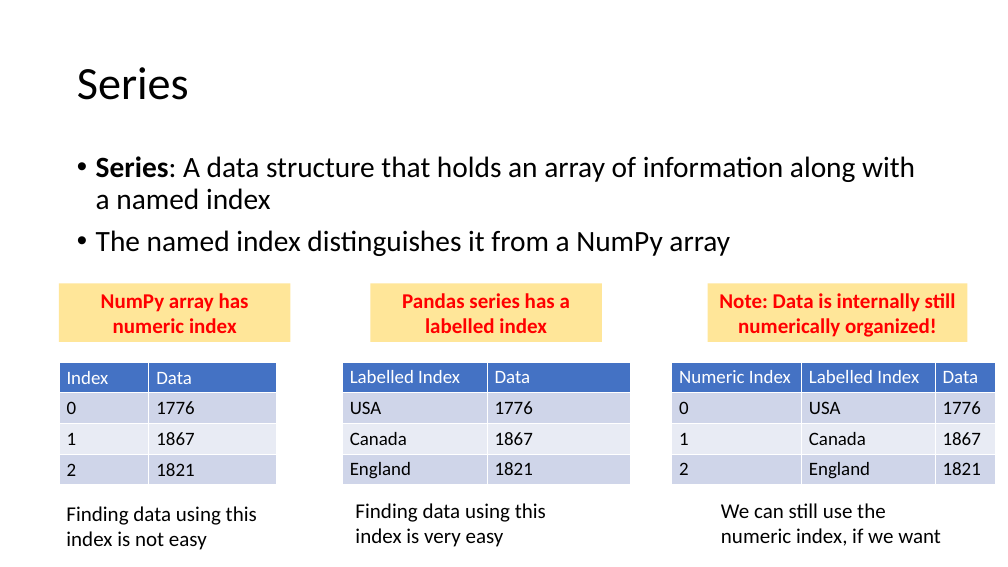
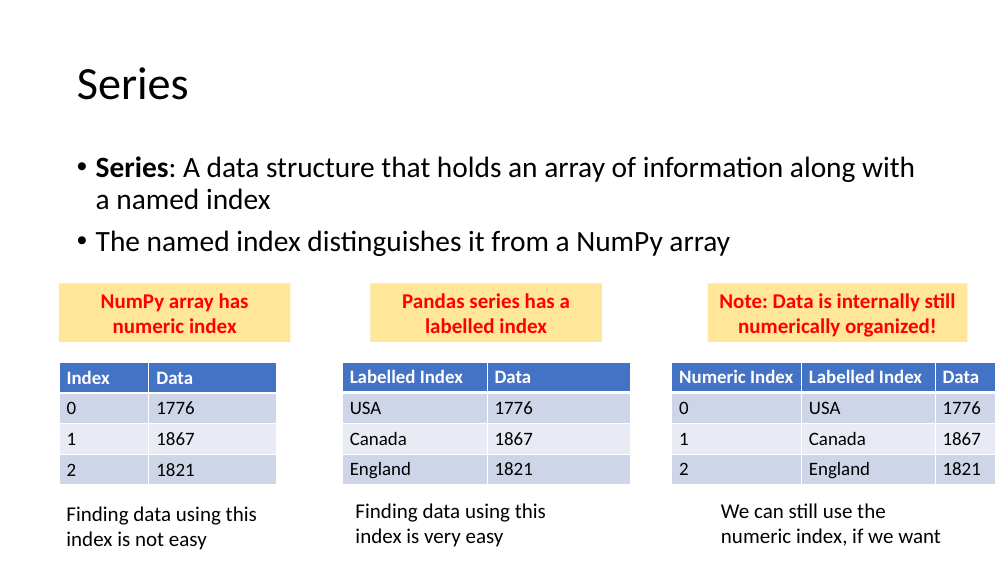
Before and after one commit to Ajay-A-Bhatkar/Advanced_Analytics_07, a slide deck: slide 8 of Notes/NOV 29.pptx. Drawn at 1008x567 pixels with LibreOffice and Linux fonts; fonts in the diff are those of the drawing. Boxes give left, top, right and bottom in pixels: in the first picture for what was removed or moved away, otherwise in the second. Text is boxed around its words. In the diff, an @@ line names an element or a change of style, - is before the commit and + after.

```diff
--- a/Notes/NOV 29.pptx
+++ b/Notes/NOV 29.pptx
@@ table at (x1=59, y1=362, x2=277, y2=485) @@
@@ bold on in "Index", "Data" @@
@@ table at (x1=343, y1=362, x2=631, y2=485) @@
@@ bold on in "Labelled Index", "Data" @@
@@ table at (x1=671, y1=362, x2=996, y2=485) @@
@@ bold on in "Numeric Index", "Labelled Index", "Data" @@
```
Also in this commit, not shown: 3 other slides changed, 2 other files.
